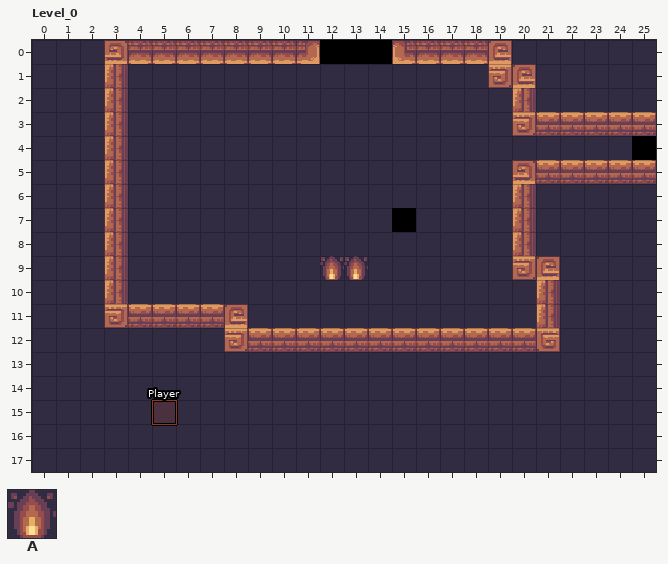
A LDtk project gets an edit: assets/exemples/test_map.ldtk. That is the earlier state.
Cells are 16x16 px. Shown: Level_0 x 0..25, y 0..17. The commit also changed other parts of the map, which this record leaves out.
Key: from "Environment": A 453.
Objects are placed by their top-left corner, in cells (3,4 is the top-left corner of cell 3,4); size is 1x1 cell unless given.
Layers that did not change in this view are not listed.
Objects on layer "Entities" before:
A "Goal" at 12,9
A "Goal" at 13,9
"Player" rectangle at 5,15
After:
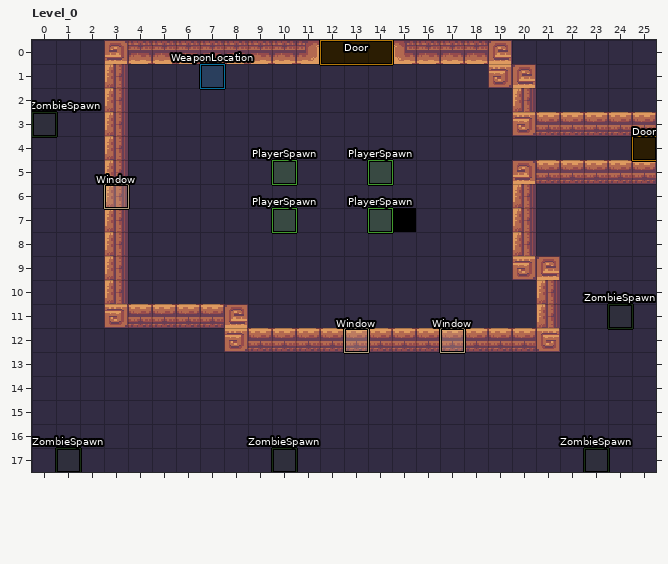
What changed:
Layer "Entities":
added: "Window" rectangle at 3,6
added: "Window" rectangle at 13,12
added: "Window" rectangle at 17,12
added: "PlayerSpawn" rectangle at 10,5
added: "PlayerSpawn" rectangle at 10,7
added: "PlayerSpawn" rectangle at 14,7
added: "PlayerSpawn" rectangle at 14,5
added: "WeaponLocation" rectangle at 7,1
added: "ZombieSpawn" rectangle at 0,3
added: "ZombieSpawn" rectangle at 1,17
added: "ZombieSpawn" rectangle at 23,17
added: "ZombieSpawn" rectangle at 10,17
added: "ZombieSpawn" rectangle at 24,11
added: "Door" rectangle at 12,0 size 3x1
added: "Door" rectangle at 25,4
removed: A "Goal" at 12,9
removed: A "Goal" at 13,9
removed: "Player" rectangle at 5,15
